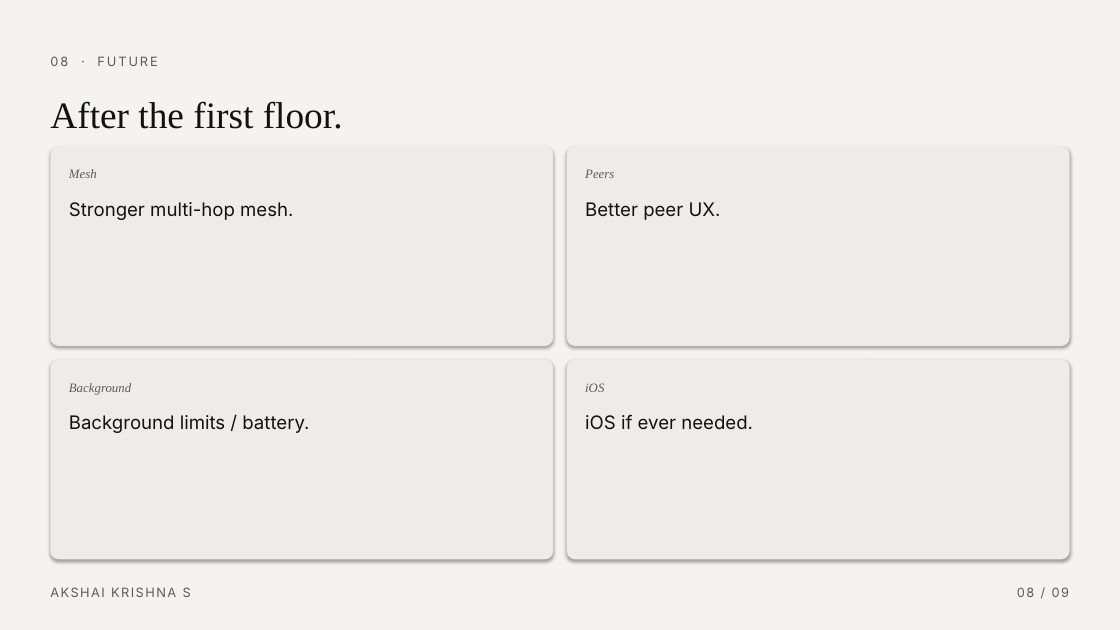
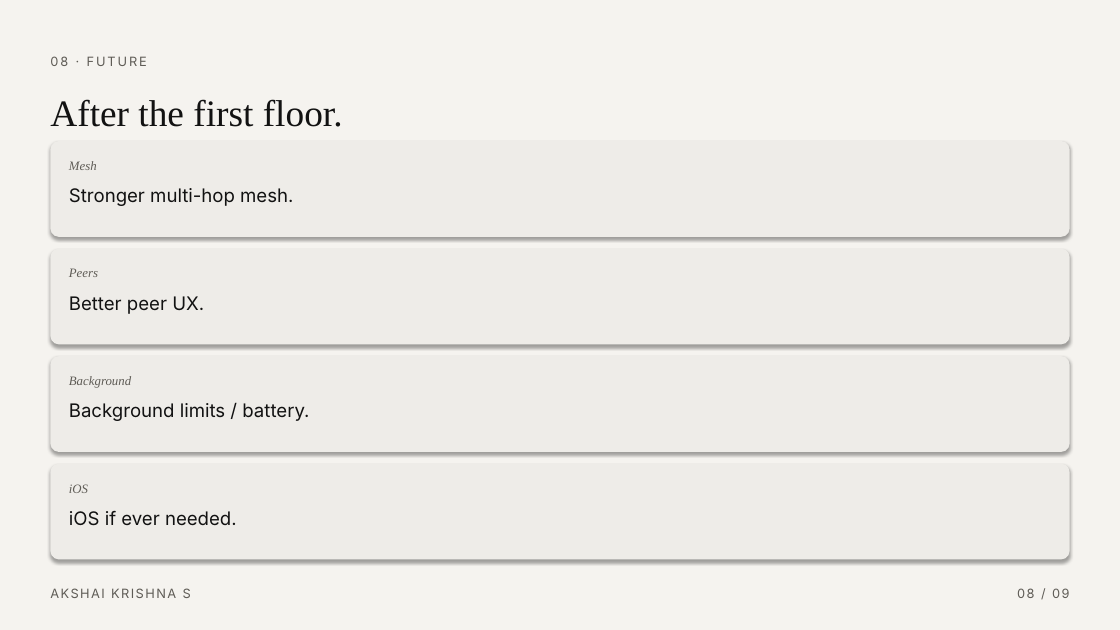
Before and after one commit to flyme2mars/hop, a slide deck: slide 8 of presentation/Hop-OffGrid.pptx. Drawn at 1120x630 pixels with LibreOffice and Linux fonts; fonts in the diff are those of the drawing. Boxes give left, top, right and bottom in pixels: in the first picture for what was removed or moved away, otherwise in the second. Text is boxed around its words. In the diff, an @@ line names an element or a change of style, - is before the commit and + after.

```diff
--- a/presentation/Hop-OffGrid.pptx
+++ b/presentation/Hop-OffGrid.pptx
@@ text "08 · FUTURE" rewrapped from [50,56,157,66] to [50,56,147,66] @@
@@ proportions changed in 4 elements at [50,249,1070,344], [50,464,1070,560], [50,356,1070,452], [50,141,1070,237] @@
@@ rounded rectangle: place and size @@
-rounded rectangle at [50,146,554,346]
+rounded rectangle at [50,141,1070,237]
@@ text "Mesh": place and size @@
-text "Mesh" at [69,169,97,178]
+text "Mesh" at [69,161,97,170]
@@ text "Stronger multi-hop mesh.": place and size @@
-text "Stronger multi-hop mesh." at [69,202,293,220]
+text "Stronger multi-hop mesh." at [69,188,293,206]
@@ rounded rectangle: place and size @@
-rounded rectangle at [567,146,1070,346]
+rounded rectangle at [50,249,1070,344]
@@ text "Peers": place and size @@
-text "Peers" at [585,169,614,178]
+text "Peers" at [69,268,98,277]
@@ text "Better peer UX.": place and size @@
-text "Better peer UX." at [585,202,721,220]
+text "Better peer UX." at [69,296,204,314]
@@ rounded rectangle: place and size @@
-rounded rectangle at [50,360,554,560]
+rounded rectangle at [50,356,1070,452]
@@ text "Background": place and size @@
-text "Background" at [69,383,131,395]
+text "Background" at [69,376,131,388]
@@ text "Background limits / battery.": place and size @@
-text "Background limits / battery." at [69,415,309,433]
+text "Background limits / battery." at [69,403,309,421]
@@ rounded rectangle: place and size @@
-rounded rectangle at [567,360,1070,560]
+rounded rectangle at [50,464,1070,560]
@@ text "iOS": place and size @@
-text "iOS" at [585,383,604,392]
+text "iOS" at [69,484,88,493]
@@ text "iOS if ever needed.": place and size @@
-text "iOS if ever needed." at [585,415,753,430]
+text "iOS if ever needed." at [69,511,237,526]
```
Also in this commit, not shown: 8 other slides changed, 3 other files.
